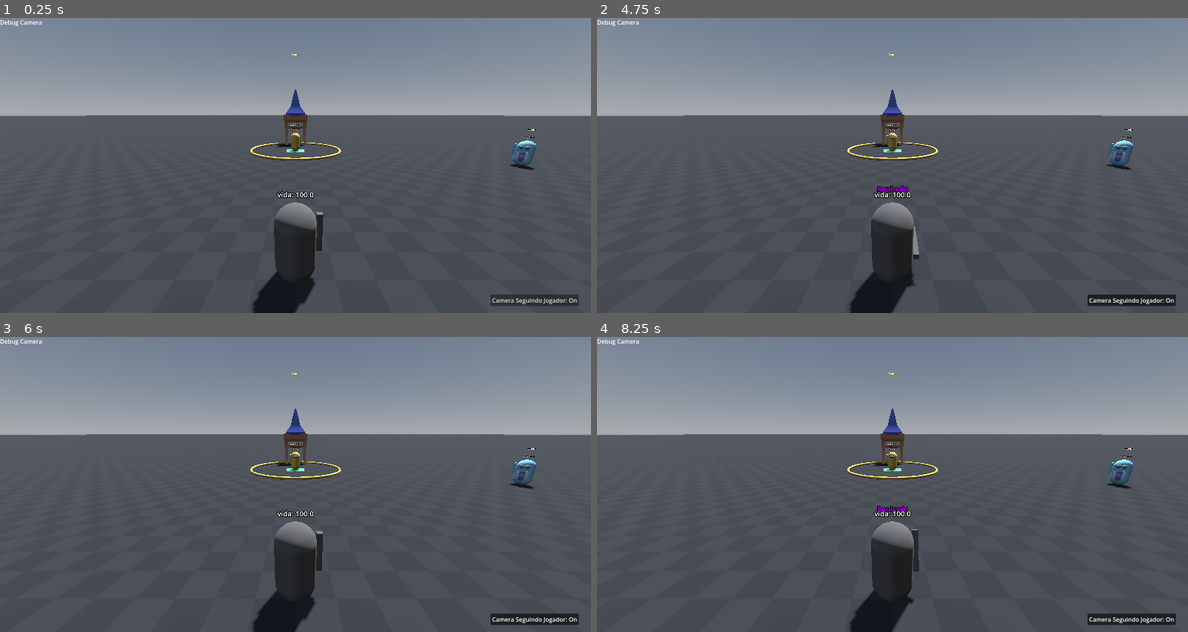
Above: before the commit, frames 1-4 (two rows, left to right).
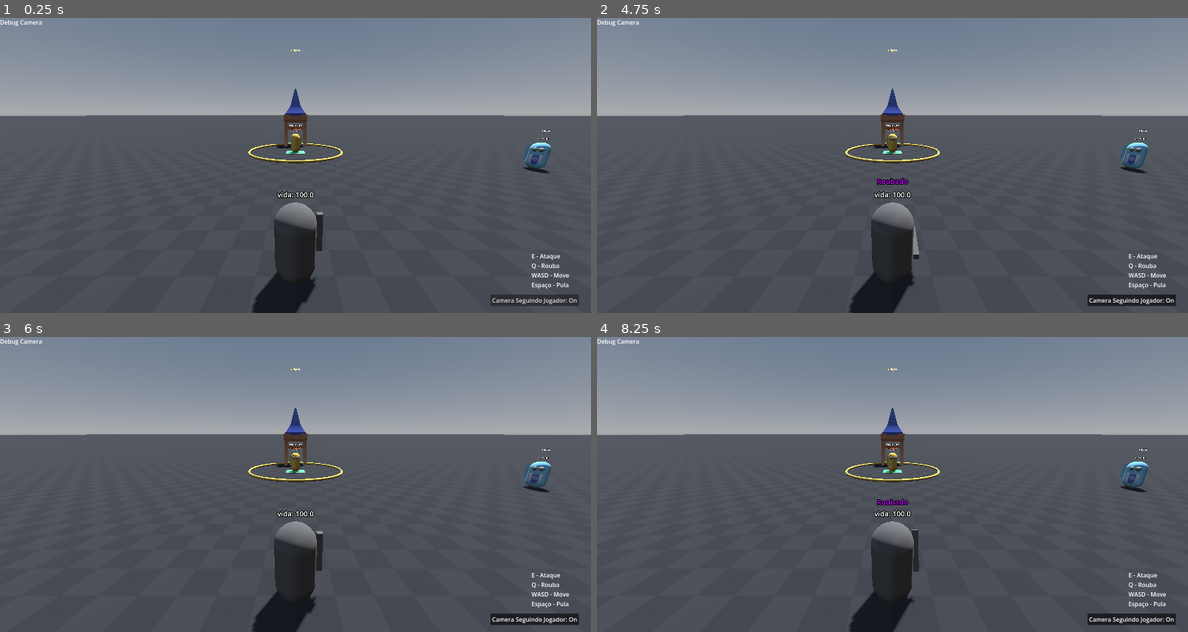
Above: after the commit, the same moments.

Repository: pauloBFalmeida/Exercicios_IA_Jogos
Game: Godot game, scene res://aulas/aula3/Ex_fsm_bt.tscn
The game is run twice, just before and just after one commit, with the same random seed, the same clock (stepped at 60 frames per second) and the same inputs. This scene is started directly instead of the project's main scene.
Inputs (mouse positions are in pixels of both pictures, inside the frame that each line leads up to):
- Up to frame 1 (0.25 s): no input
- Up to frame 2 (4.75 s): click "Camera Seguindo Jogador: On" at 0.5 s; click "Camera Seguindo Jogador: On" at 1.25 s; click "Camera Seguindo Jogador: Off" at 2 s; click "Camera Seguindo Jogador: On" at 2.75 s; click "Camera Seguindo Jogador: Off" at 3.5 s; tap Enter at 4.25 s; move the mouse to (1022, 150) at 4.27 s; tap E (acao) at 4.35 s; click (1022, 150) at 4.42 s; tap Q (acao_2) at 4.55 s
- Up to frame 3 (6 s): move the mouse to (177, 499) at 5.02 s; tap Q (acao_2) at 5.1 s; click (177, 499) at 5.17 s; tap E (acao) at 5.3, 5.85 s; move the mouse to (354, 419) at 5.77 s; click (354, 419) at 5.92 s
- Up to frame 4 (8.25 s): tap Q (acao_2) at 6.05, 6.6, 7.55, 8.1 s; move the mouse to (862, 543) at 6.52 s; click (862, 543) at 6.67 s; tap E (acao) at 6.8, 7.35 s; move the mouse to (1069, 528) at 7.27 s; click (1069, 528) at 7.42 s; move the mouse to (715, 440) at 8.02 s; click (715, 440) at 8.17 s

The runs differ from the first frame. In frame 1, 1.3% of the frame differs, in the area x 42-97%, y 10-100%; in frame 2, 1.5%; in frame 3, 1.3%; in frame 4, 1.5%.

Commit message:
feat: Estendido Jogador para Aula3

Diff:
--- a/aulas/aula3/Ex_fsm_bt.tscn
+++ b/aulas/aula3/Ex_fsm_bt.tscn
@@ -1,17 +1,17 @@
 [gd_scene format=3 uid="uid://7u7yjljg7crq"]
 
 [ext_resource type="PackedScene" uid="uid://cqcq5m0e8de7i" path="res://comum/locais/mapa_basico.tscn" id="1_oj6mh"]
-[ext_resource type="PackedScene" uid="uid://b1w1yn4c4uls8" path="res://comum/personagem/jogador/jogador.tscn" id="2_hlu0q"]
-[ext_resource type="Script" uid="uid://8vyuhyx0xogt" path="res://addons/freecam_3D/freecam.gd" id="2_iokim"]
-[ext_resource type="Script" uid="uid://bdo81qu3u0wbl" path="res://aulas/aula3/partes/hud.gd" id="4_28xmo"]
+[ext_resource type="PackedScene" uid="uid://y0pbkwhki2s5" path="res://comum/personagem/jogador/jogador_com_camera.tscn" id="2_28xmo"]
+[ext_resource type="Script" uid="uid://cg44uooa754k1" path="res://aulas/aula3/partes/jogador_ladrao.gd" id="3_sb2hf"]
 [ext_resource type="PackedScene" uid="uid://b53b03gubw7xn" path="res://aulas/aula3/mercador/aula_3_personagem_mercador.tscn" id="4_vrtws"]
 [ext_resource type="PackedScene" uid="uid://cg5spb0so1oi1" path="res://aulas/aula3/partes/aula_3_personagem_guarda.tscn" id="5_yh3uo"]
 [ext_resource type="PackedScene" uid="uid://rrc3wp7siq5e" path="res://comum/locais/casa.tscn" id="6_545p4"]
 [ext_resource type="Script" uid="uid://dn4qvvolqh3ck" path="res://aulas/aula3/partes/loja.gd" id="8_sb2hf"]
 [ext_resource type="PackedScene" uid="uid://bqbpbb2nygxr3" path="res://addons/kenney_castle-kit/Models/GLB format/ground.glb" id="9_mibwx"]
 
-[sub_resource type="SphereShape3D" id="SphereShape3D_xbrib"]
-radius = 3.0
+[sub_resource type="SphereShape3D" id="SphereShape3D_28xmo"]
+resource_local_to_scene = true
+radius = 2.0
 
 [sub_resource type="SphereShape3D" id="SphereShape3D_sb2hf"]
 radius = 1.0
@@ -20,60 +20,44 @@
 
 [node name="MapaBasico" parent="." unique_id=772933934 instance=ExtResource("1_oj6mh")]
 
-[node name="Jogador" parent="." unique_id=1405902387 node_paths=PackedStringArray("free_cam") instance=ExtResource("2_hlu0q")]
-transform = Transform3D(1, 0, 0, 0, 1, 0, 0, 0, 1, 0, 0, 10.891174)
-velocidade = 8.0
-dano_ataque = 25
-free_cam = NodePath("Camera3D")
+[node name="JogadorComCamera" parent="." unique_id=1150373858 instance=ExtResource("2_28xmo")]
 
-[node name="Hud" type="Control" parent="Jogador" unique_id=281714291 node_paths=PackedStringArray("free_cam", "cena")]
-layout_mode = 3
-anchors_preset = 15
-anchor_right = 1.0
-anchor_bottom = 1.0
-grow_horizontal = 2
-grow_vertical = 2
-script = ExtResource("4_28xmo")
-free_cam = NodePath("../Camera3D")
-cena = NodePath("../..")
+[node name="Jogador" parent="JogadorComCamera" index="0" unique_id=1405902387]
+transform = Transform3D(1, 0, 0, 0, 1, 0, 0, 0, 1, 0, 0, 10)
+script = ExtResource("3_sb2hf")
 
-[node name="ButtonCamSeguirJog" type="Button" parent="Jogador/Hud" unique_id=1407061825]
+[node name="LabelComandos" type="Label" parent="JogadorComCamera/Jogador/Hud" parent_id_path=PackedInt32Array(1150373858, 1217739748) index="1" unique_id=1463904679]
 layout_mode = 1
 anchors_preset = 3
 anchor_left = 1.0
 anchor_top = 1.0
 anchor_right = 1.0
 anchor_bottom = 1.0
-offset_left = -272.0
-offset_top = -50.0
-offset_right = -33.0
-offset_bottom = -19.0
+offset_left = -161.0
+offset_top = -166.0
+offset_bottom = -39.0
 grow_horizontal = 0
 grow_vertical = 0
-focus_mode = 0
-toggle_mode = true
-text = "Camera Seguindo Jogador: On"
+text = "E - Ataque
+Q - Rouba
+WASD - Move
+Espaço - Pula"
 
-[node name="Camera3D" type="Camera3D" parent="Jogador" unique_id=415545747]
-transform = Transform3D(1, 0, 0, 0, 0.9659259, 0.25881907, 0, -0.25881907, 0.9659258, 0, 4, 4)
-script = ExtResource("2_iokim")
-
-[node name="ShapeCastAtaque" type="ShapeCast3D" parent="Jogador" unique_id=1469545670]
+[node name="ShapeCastAtaque" type="ShapeCast3D" parent="JogadorComCamera/Jogador" index="7" unique_id=1469545670]
 enabled = false
-shape = SubResource("SphereShape3D_xbrib")
-target_position = Vector3(0, 1, -3)
+shape = SubResource("SphereShape3D_28xmo")
+target_position = Vector3(0, 1, -2.5)
 debug_shape_custom_color = Color(0.89784014, 0, 0.096936174, 1)
 
-[node name="LabelRoubado" type="Label3D" parent="Jogador" unique_id=1461391388]
-transform = Transform3D(1, 0, 0, 0, 1, 0, 0, 0, 1, 0, 2.3, 0)
-visible = false
+[node name="LabelRoubado" type="Label3D" parent="JogadorComCamera/Jogador" index="8" unique_id=1461391388]
+transform = Transform3D(1, 0, 0, 0, 1, 0, 0, 0, 1, 0, 2.4, 0)
 modulate = Color(0.7607843, 0, 1, 1)
 text = "Roubado"
 
 [node name="PersonagemMercador" parent="." unique_id=1489481207 node_paths=PackedStringArray("jogador", "guarda", "loja", "waypoint_loja", "waypoint_venda") instance=ExtResource("4_vrtws")]
 transform = Transform3D(1, 0, 0, 0, 1, 0, 0, 0, 1, 0, 0, -6.5)
 cerebro = "FSM"
-jogador = NodePath("../Jogador")
+jogador = NodePath("../JogadorComCamera/Jogador")
 guarda = NodePath("../PersonagemGuarda")
 loja = NodePath("../Loja")
 waypoint_loja = NodePath("../Loja/WaypointInteriorLoja")
@@ -81,7 +65,7 @@
 
 [node name="PersonagemGuarda" parent="." unique_id=1800025862 node_paths=PackedStringArray("jogador") instance=ExtResource("5_yh3uo")]
 transform = Transform3D(1, 0, 0, 0, 1, 0, 0, 0, 1, 18, 0, 0)
-jogador = NodePath("../Jogador")
+jogador = NodePath("../JogadorComCamera/Jogador")
 
 [node name="Loja" parent="." unique_id=692387879 instance=ExtResource("6_545p4")]
 transform = Transform3D(3, 0, 0, 0, 3, 0, 0, 0, 3, 0, 0, -12)
@@ -111,4 +95,4 @@
 [node name="ground2" parent="WaypointVenda" unique_id=972061158 instance=ExtResource("9_mibwx")]
 transform = Transform3D(2, 0, 0, 0, 2, 0, 0, 0, 2, 0, 0.01, 0)
 
-[connection signal="toggled" from="Jogador/Hud/ButtonCamSeguirJog" to="Jogador/Hud" method="_on_button_cam_seguir_jog_toggled"]
+[editable path="JogadorComCamera"]
--- a/aulas/aula3/partes/hud.gd
+++ b/aulas/aula3/partes/hud.gd
@@ -2,7 +2,7 @@
 
 @export var free_cam: Freecam3D
 ## Nodo pai de toda a cena
-@export var cena: Node
+@onready var cena: Node = get_tree().current_scene
 
 @onready var button_cam_seguir_jog: Button = $ButtonCamSeguirJog
 
--- /dev/null
+++ b/aulas/aula3/partes/jogador_ladrao.gd
@@ -0,0 +1,57 @@
+class_name Aula3JogadorLadrao
+extends Jogador
+
+signal roubou
+
+@export var dano_ataque:= 25
+
+@onready var shape_cast_ataque: ShapeCast3D = $ShapeCastAtaque
+
+@onready var label_roubado: Label3D = $LabelRoubado
+@onready var label_roubado_pos_y := label_roubado.position.y
+
+func _ready() -> void:
+	super()
+	label_roubado.hide()
+
+func _physics_process(delta: float) -> void:
+	super._physics_process(delta)
+
+	# input de ataque
+	if Input.is_action_just_pressed("acao"):
+		atacar()
+
+	# input de roubo
+	if Input.is_action_just_pressed("acao_2"):
+		roubar()
+
+func atacar() -> void:
+	animacao_ataque()
+	# shape cast para detectar ataque
+	shape_cast_ataque.enabled = true
+	# forca atualizar para detectar hits agora (inves de no prox physics frame)
+	shape_cast_ataque.force_shapecast_update()
+	# verifica se atingiu algo
+	for i in shape_cast_ataque.get_collision_count():
+		var hit_body := shape_cast_ataque.get_collider(i)
+		if hit_body is Personagem:
+			hit_body.levar_dano(dano_ataque)
+
+
+func roubar() -> void:
+	# emite o sinal que roubou (isso que realmente importa para coisas reagirem)
+	roubou.emit()
+	# mostra o label para o jogador saber que aconteceu algo
+	label_roubado.show()
+	# faz a label subir (como se tivesse pego algo)
+	var tween := create_tween()
+	tween.set_ease(Tween.EASE_OUT)
+	tween.set_trans(Tween.TRANS_QUAD)
+	tween.tween_property(
+		label_roubado, "position:y",
+		label_roubado_pos_y + 0.5,
+		1.0
+	).from(label_roubado_pos_y) # inicia da altura inicial, (sem isso cada animacao vai mudar a posicao)
+	# quando terminar o efeito, esconde a label
+	await tween.finished
+	label_roubado.hide()
--- a/comum/personagem/jogador/jogador.gd
+++ b/comum/personagem/jogador/jogador.gd
@@ -4,12 +4,7 @@
 @export var velocidade := 4.0
 @export var velocidade_salto = 4.5
 
-@export var dano_ataque:= 25
-
 @export var free_cam: Freecam3D
-
-@onready var shape_cast_ataque: ShapeCast3D = $ShapeCastAtaque
-@onready var label_roubado: Label3D = $LabelRoubado
 
 func _ready() -> void:
 	super()
@@ -45,43 +40,3 @@
 		velocity.z = move_toward(velocity.z, 0, velocidade)
 
 	move_and_slide()
-
-	# input de ataque
-	if Input.is_action_just_pressed("acao"):
-		atacar()
-
-	# input de roubo
-	if Input.is_action_just_pressed("acao_2"):
-		roubar()
-
-func atacar() -> void:
-	animacao_ataque()
-	# shape cast para detectar ataque
-	shape_cast_ataque.enabled = true
-	# forca atualizar para detectar hits agora (inves de no prox physics frame)
-	shape_cast_ataque.force_shapecast_update()
-	# verifica se atingiu algo
-	for i in shape_cast_ataque.get_collision_count():
-		var hit_body := shape_cast_ataque.get_collider(i)
-		if hit_body is Personagem:
-			hit_body.levar_dano(dano_ataque)
-
-signal roubou
-
-@onready var label_roubado_pos_y := label_roubado.position.y
-
-func roubar() -> void:
-	roubou.emit()
-	label_roubado.show()
-	var pos_y := label_roubado_pos_y
-	var tween := create_tween()
-	tween.set_ease(Tween.EASE_IN_OUT)
-	tween.tween_property(
-		label_roubado, "position:y",
-		pos_y + 0.5,
-		1.0
-	).from(pos_y)
-
-	await tween.finished
-	label_roubado.hide()
-	label_roubado.position.y = pos_y
--- /dev/null
+++ b/comum/personagem/jogador/jogador_com_camera.tscn
@@ -0,0 +1,46 @@
+[gd_scene format=3 uid="uid://caumhll2fvjtl"]
+
+[ext_resource type="PackedScene" uid="uid://b1w1yn4c4uls8" path="res://comum/personagem/jogador/jogador.tscn" id="1_mgtdw"]
+[ext_resource type="Script" uid="uid://bdo81qu3u0wbl" path="res://aulas/aula3/partes/hud.gd" id="2_4o4a5"]
+[ext_resource type="Script" uid="uid://8vyuhyx0xogt" path="res://addons/freecam_3D/freecam.gd" id="3_sjfp5"]
+
+[node name="JogadorComCamera" type="Node3D" unique_id=1150373858]
+
+[node name="Jogador" parent="." unique_id=1405902387 node_paths=PackedStringArray("free_cam") instance=ExtResource("1_mgtdw")]
+velocidade = 8.0
+dano_ataque = 25
+free_cam = NodePath("Camera3D")
+
+[node name="Hud" type="Control" parent="Jogador" unique_id=1217739748 node_paths=PackedStringArray("free_cam")]
+layout_mode = 3
+anchors_preset = 15
+anchor_right = 1.0
+anchor_bottom = 1.0
+grow_horizontal = 2
+grow_vertical = 2
+script = ExtResource("2_4o4a5")
+free_cam = NodePath("../Camera3D")
+
+[node name="ButtonCamSeguirJog" type="Button" parent="Jogador/Hud" unique_id=1292535412]
+layout_mode = 1
+anchors_preset = 3
+anchor_left = 1.0
+anchor_top = 1.0
+anchor_right = 1.0
+anchor_bottom = 1.0
+offset_left = -272.0
+offset_top = -50.0
+offset_right = -33.0
+offset_bottom = -19.0
+grow_horizontal = 0
+grow_vertical = 0
+focus_mode = 0
+toggle_mode = true
+text = "Camera Seguindo Jogador: On"
+
+[node name="Camera3D" type="Camera3D" parent="Jogador" unique_id=276196200]
+transform = Transform3D(1, 0, 0, 0, 0.9659259, 0.25881907, 0, -0.25881907, 0.9659258, 0, 4, 4)
+current = true
+script = ExtResource("3_sjfp5")
+
+[connection signal="toggled" from="Jogador/Hud/ButtonCamSeguirJog" to="Jogador/Hud" method="_on_button_cam_seguir_jog_toggled"]
Not shown, added: aulas/aula3/partes/jogador_ladrao.gd.uid
